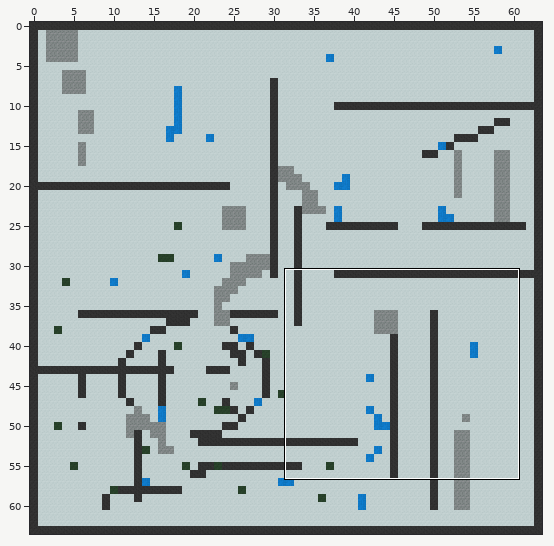
Two versions of a level (Tiled map, data/map3.tmx). Above, an overview of the earlier version with the close-up marked.
Close-up. Before the commit:
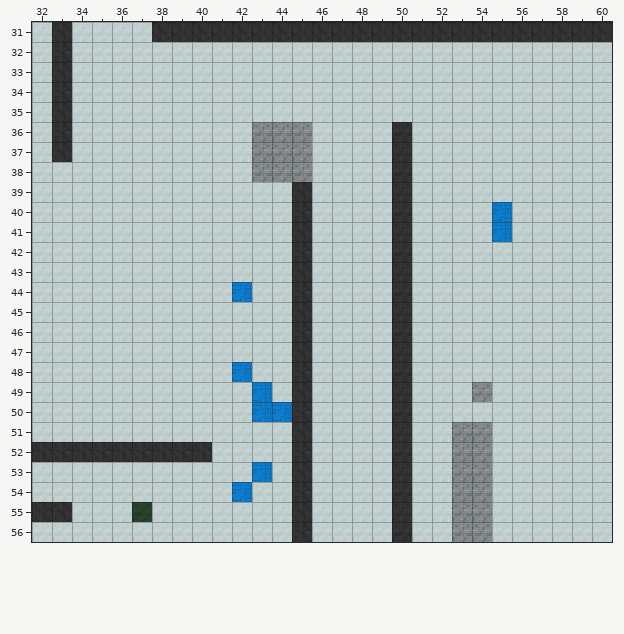
Cells are 32x32 px. Shown: x 32..60, y 31..56. The commit also changed other parts of the map, which this record leaves out.
After the commit:
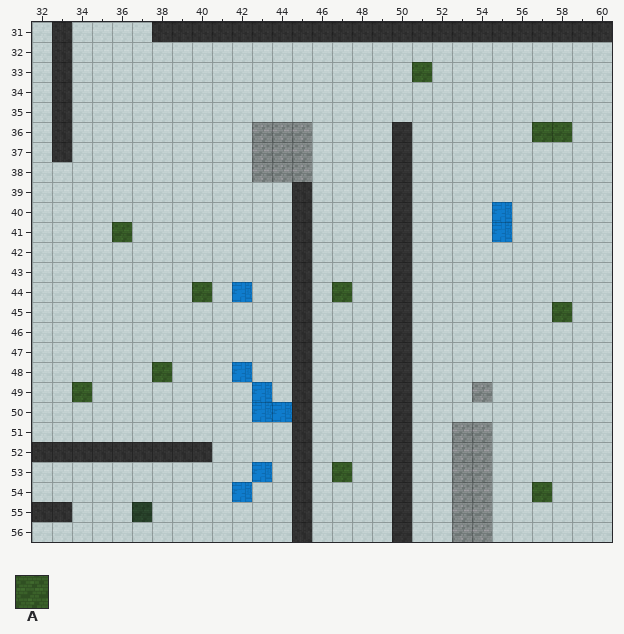
Key: from "map2tiles": A 10 "blocksprite4".
_ is an empty cell, . an unchanged one.
Tiles of an added or newly shown layer are drawn over the layers below it.
Changes in this commit:
--- layer "UpgradeBlocks" (added)
@@ x 51..51 @@
-33 _
+33 A
@@ x 57..58 @@
-36 __
+36 AA
@@ x 36..36 @@
-41 _
+41 A
@@ x 40..58 @@
-44 _......_...........
-45 .................._
+44 A......A...........
+45 ..................A
@@ x 34..38 @@
-48 ...._
-49 _....
+48 ....A
+49 A....
@@ x 47..57 @@
-53 _..........
-54 .........._
+53 A..........
+54 ..........A
